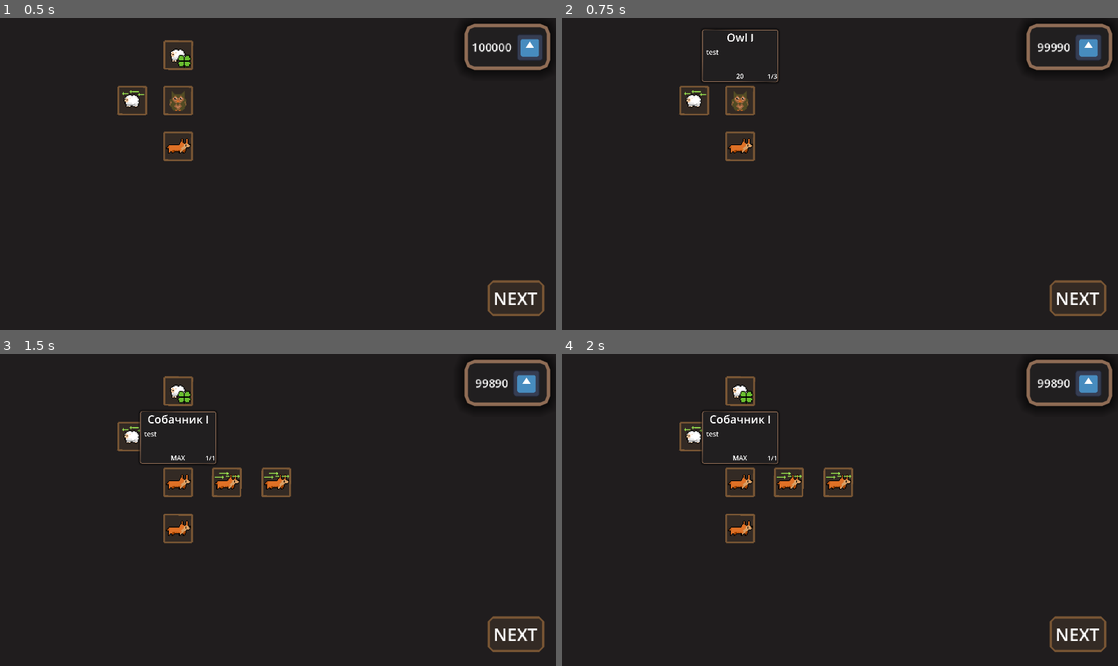
Above: before the commit, frames 1-4 (two rows, left to right).
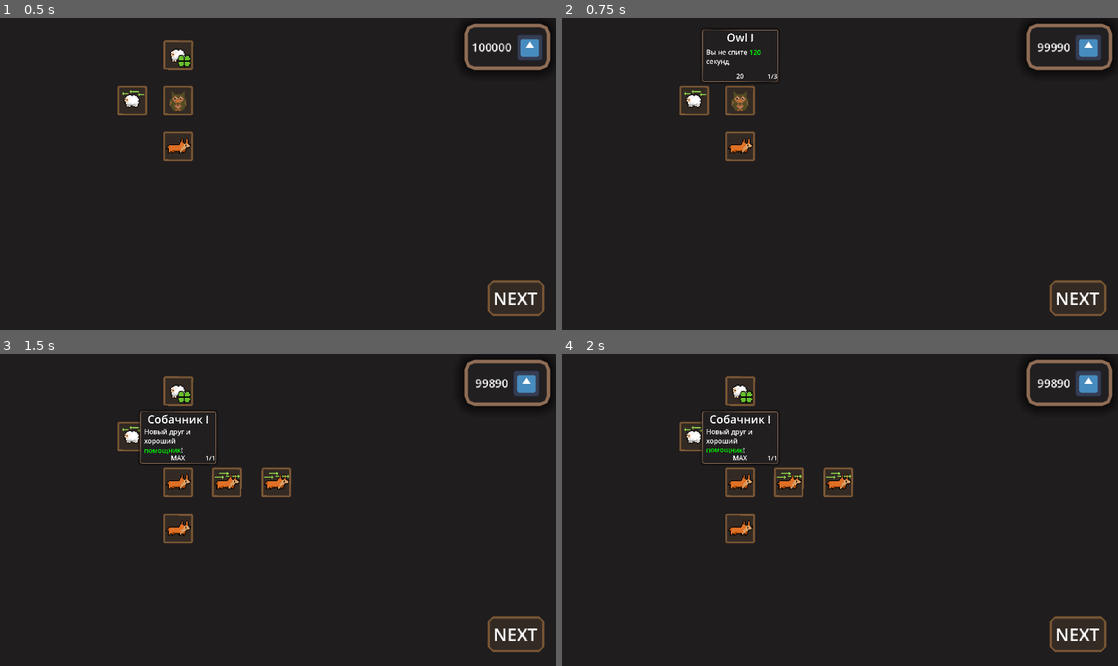
Above: after the commit, the same moments.

Repository: kandlash/Count-The-Sheep
Game: Godot game, scene res://scenes/upgrade_shop.tscn
Two runs of this game, one before a commit and one after it. Both use one fixed random seed, a clock stepped at 60 frames per second and the inputs below. This scene is started directly instead of the project's main scene. The engine's default icon, where the game draws it, is replaced by a stand-in: a white triangle on a blue panel in a dark square. Sound files missing from this copy of the repository are replaced by a short silence.
Inputs:
- Up to frame 1 (0.5 s): no input
- Up to frame 2 (0.75 s): click "test" at 0.5 s
- Up to frame 3 (1.5 s): click "test" at 1.25 s
- Up to frame 4 (2 s): no input

Frame 1 is identical in both runs. In frame 2, 0.1% of the frame differs, in the area x 25-36%, y 10-16%; in frame 3, 0.2%; in frame 4, 0.2%, in the area x 25-35%, y 24-33%.

Commit message:
new upgrades

Diff:
--- a/scenes/upgrade_node.tscn
+++ b/scenes/upgrade_node.tscn
@@ -88,7 +88,7 @@
 grow_vertical = 2
 theme = SubResource("Theme_o6dpi")
 bbcode_enabled = true
-text = "test"
+text = "[color=green]test[/color]"
 fit_content = true
 
 [node name="upgrade_level" type="Label" parent="upgrade_info" unique_id=1225709991]
--- a/scenes/upgrade_shop.tscn
+++ b/scenes/upgrade_shop.tscn
@@ -301,3 +301,5 @@
 offset_right = -10.0
 offset_bottom = -12.0
 disabled = false
+
+[connection signal="pressed" from="CanvasLayer/next_button" to="." method="_on_next_button_pressed"]
--- a/scripts/G.gd
+++ b/scripts/G.gd
@@ -54,12 +54,12 @@
 func apply_lucky(power: float):
 	sheep_chances = sheep_base_chances.duplicate()
 
-	sheep_chances[Rarity.COMMON] *= (1.0 - power)
+	sheep_chances[Rarity.COMMON] *= (1.0 - power/100)
 
-	sheep_chances[Rarity.UNCOMMON] *= (1.0 + power * 0.5)
-	sheep_chances[Rarity.RARE] *= (1.0 + power)
-	sheep_chances[Rarity.EPIC] *= (1.0 + power * 1.5)
-	sheep_chances[Rarity.LEGENDARY] *= (1.0 + power * 2.0)
+	sheep_chances[Rarity.UNCOMMON] *= (1.0 + (power/100) * 0.5)
+	sheep_chances[Rarity.RARE] *= (1.0 + (power/100))
+	sheep_chances[Rarity.EPIC] *= (1.0 + (power/100) * 1.5)
+	sheep_chances[Rarity.LEGENDARY] *= (1.0 + (power/100) * 2.0)
 
 	_normalize_sheep_chances()
 
--- a/scripts/upgrades/upgrade_data.gd
+++ b/scripts/upgrades/upgrade_data.gd
@@ -8,6 +8,7 @@
 			"cost": [10, 20, 40],
 			"parents": [],
 			"next": ["owl_2"],
+			"description": "Вы не спите [color=green]-value[/color] секунд",
 
 			"effects": [
 				[{ "type": "max_tired", "value": 100 }],
@@ -22,6 +23,7 @@
 			"cost": [60, 80, 120],
 			"parents": ["owl_1"],
 			"next": ["owl_3"],
+			"description": "Вы не спите [color=green]-value[/color] секунд",
 
 			"effects": [
 				[{ "type": "max_tired", "value": 200 }],
@@ -36,7 +38,7 @@
 			"cost": [200],
 			"parents": ["owl_2"],
 			"next": [],
-
+			"description": "Вы не спите [color=green]-value[/color] секунд",
 			"effects": [
 				[{ "type": "max_tired", "value": 300 }]
 			]
@@ -47,9 +49,9 @@
 		"cost": [200],
 		"parents": [],
 		"next": ["lucky_2", "feed_1"],
-
-		"effects": [
-			[{ "type": "lucky", "value": 0.10 }]
+		"description": "[color=green]+-value%[/color] к удаче встретить странных овец",
+		"effects": [
+			[{ "type": "lucky", "value": 10.0 }]
 		]
 	},
 
@@ -59,9 +61,9 @@
 		"cost": [500],
 		"parents": ["lucky_1"],
 		"next": ["lucky_3"],
-
-		"effects": [
-			[{ "type": "lucky", "value": 0.20 }]
+		"description": "[color=green]+-value%[/color] к удаче встретить странных овец",
+		"effects": [
+			[{ "type": "lucky", "value": 20.0 }]
 		]
 	},
 
@@ -71,9 +73,9 @@
 		"cost": [1200],
 		"parents": ["lucky_2"],
 		"next": [],
-
-		"effects": [
-			[{ "type": "lucky", "value": 0.35 }]
+		"description": "[color=green]+-value%[/color] к удаче встретить странных овец",
+		"effects": [
+			[{ "type": "lucky", "value": 35.0 }]
 		]
 	},
 
@@ -83,7 +85,7 @@
 		"cost": [50, 100, 150],
 		"parents": [],
 		"next": ["speedy_sheep_2", "big_brain_1"],
-
+		"description": "[color=green]+-value%[/color] к скорости овец",
 		"effects": [
 			[{ "type": "sheep_speed_percent", "value": 5.0 }],
 			[{ "type": "sheep_speed_percent", "value": 5.0 }],
@@ -96,7 +98,7 @@
 		"cost": [300, 400, 500],
 		"parents": ["speedy_sheep_1"],
 		"next": ["speedy_sheep_2"],
-
+		"description": "[color=green]+-value%[/color] к скорости овец",
 		"effects": [
 			[{ "type": "sheep_speed_percent", "value": 5.0 }],
 			[{ "type": "sheep_speed_percent", "value": 5.0 }],
@@ -109,7 +111,7 @@
 		"cost": [800, 1200, 1500],
 		"parents": ["speedy_sheep_2"],
 		"next": [],
-
+		"description": "[color=green]+-value%[/color] к скорости овец",
 		"effects": [
 			[{ "type": "sheep_speed_percent", "value": 5.0 }],
 			[{ "type": "sheep_speed_percent", "value": 10.0 }],
@@ -122,7 +124,7 @@
 		"cost": [100],
 		"parents": [],
 		"next": ["dog_2"],
-
+		"description": "Новый друг и хороший [color=green][wave]помощник[/wave][/color]!",
 		"effects": [
 			[{ "type": "spawn_dog", "value": 1 }]
 		]
@@ -134,7 +136,7 @@
 		"cost": [500],
 		"parents": ["dog_1"],
 		"next": ["dog_3"],
-
+		"description": "Еще один [color=green][wave]друг[/wave][/color]!",
 		"effects": [
 			[{ "type": "spawn_dog", "value": 1 }]
 		]
@@ -146,7 +148,7 @@
 		"cost": [500],
 		"parents": ["dog_2"],
 		"next": [],
-
+		"description": "Больше друзей - будет [color=green][wave]веселей![/wave][/color]",
 		"effects": [
 			[{ "type": "spawn_dog", "value": 1 }]
 		]
@@ -157,7 +159,7 @@
 		"cost": [100, 200, 300],
 		"parents": ["lucky_1"],
 		"next": ["feed_2"],
-
+		"description": "Спавн овечек увеличен на [color=green]-value%[/color]",
 		"effects": [
 			[{ "type": "sheep_max_time", "value": 10 }],
 			[{ "type": "sheep_max_time", "value": 10 }],
@@ -170,7 +172,7 @@
 		"cost": [400, 500, 600],
 		"parents": ["feed_1"],
 		"next": ["feed_3"],
-
+		"description": "Спавн овечек увеличен на [color=green]-value%[/color]",
 		"effects": [
 			[{ "type": "sheep_max_time", "value": 10 }],
 			[{ "type": "sheep_max_time", "value": 10 }],
@@ -183,7 +185,7 @@
 		"cost": [700, 800, 900],
 		"parents": ["feed_2"],
 		"next": [],
-
+		"description": "Спавн овечек увеличен на [color=green]-value%[/color]",
 		"effects": [
 			[{ "type": "sheep_max_time", "value": 20 }],
 			[{ "type": "sheep_max_time", "value": 30 }],
@@ -197,7 +199,7 @@
 		"cost": [100, 200, 300],
 		"parents": ["speedy_sheep_1"],
 		"next": ["big_brain_2"],
-
+		"description": "Овечка думает дольше на [color=green]-value%[/color], прежде чем убежит",
 		"effects": [
 			[{ "type": "sheep_confusion_time", "value": 5 }],
 			[{ "type": "sheep_confusion_time", "value": 5 }],
@@ -211,7 +213,7 @@
 		"cost": [400, 500, 600],
 		"parents": ["big_brain_1"],
 		"next": ["big_brain_3"],
-
+		"description": "Овечка думает дольше на [color=green]-value%[/color], прежде чем убежит",
 		"effects": [
 			[{ "type": "sheep_confusion_time", "value": 5 }],
 			[{ "type": "sheep_confusion_time", "value": 5 }],
@@ -225,7 +227,7 @@
 		"cost": [700, 800, 900],
 		"parents": ["big_brain_2"],
 		"next": [],
-
+		"description": "Овечка думает дольше на [color=green]-value%[/color], прежде чем убежит",
 		"effects": [
 			[{ "type": "sheep_confusion_time", "value": 5 }],
 			[{ "type": "sheep_confusion_time", "value": 5 }],
@@ -239,7 +241,7 @@
 		"cost": [100, 200, 300],
 		"parents": ["lucky_2"],
 		"next": ["raririty_bonuses_2"],
-
+		"description": "Бонус за необычных овечек увеличен на [color=green]-value%[/color]",
 		"effects": [
 			[{ "type": "uncomon_bonuses", "value": 10 }],
 			[{ "type": "uncomon_bonuses", "value": 10 }],
@@ -253,7 +255,7 @@
 		"cost": [400, 500, 600],
 		"parents": ["raririty_bonuses_1"],
 		"next": ["raririty_bonuses_3"],
-
+		"description": "Бонус за редких овечек увеличен на [color=green]-value%[/color]",
 		"effects": [
 			[{ "type": "rare_bonuses", "value": 10 }],
 			[{ "type": "rare_bonuses", "value": 10 }],
@@ -267,7 +269,7 @@
 		"cost": [400, 500, 600],
 		"parents": ["raririty_bonuses_2"],
 		"next": ["raririty_bonuses_4"],
-
+		"description": "Бонус за эпических овечек увеличен на [color=green]-value%[/color]",
 		"effects": [
 			[{ "type": "epic_bonuses", "value": 10 }],
 			[{ "type": "epic_bonuses", "value": 10 }],
@@ -281,7 +283,7 @@
 		"cost": [400, 500, 600],
 		"parents": ["raririty_bonuses_3"],
 		"next": [],
-
+		"description": "Бонус за легенд. овечек увеличен на [color=green]-value%[/color]",
 		"effects": [
 			[{ "type": "legend_bonuses", "value": 10 }],
 			[{ "type": "legend_bonuses", "value": 10 }],
@@ -295,7 +297,7 @@
 		"cost": [100, 200, 300],
 		"parents": ["dog_1"],
 		"next": ["speedy_dogs_2"],
-
+		"description": "Собаки бегают быстрее на [color=green]-value%[/color]",
 		"effects": [
 			[{ "type": "dogs_speed_percent", "value": 5 }],
 			[{ "type": "dogs_speed_percent", "value": 5 }],
@@ -309,7 +311,7 @@
 		"cost": [100, 200, 300],
 		"parents": ["dog_1"],
 		"next": ["speedy_dogs_3"],
-
+		"description": "Собаки бегают быстрее на [color=green]-value%[/color]",
 		"effects": [
 			[{ "type": "dogs_speed_percent", "value": 5 }],
 			[{ "type": "dogs_speed_percent", "value": 5 }],
@@ -323,7 +325,7 @@
 		"cost": [100, 200, 300],
 		"parents": ["dog_2"],
 		"next": [],
-
+		"description": "Собаки бегают быстрее на [color=green]-value%[/color]",
 		"effects": [
 			[{ "type": "dogs_speed_percent", "value": 5 }],
 			[{ "type": "dogs_speed_percent", "value": 5 }],
--- a/scripts/upgrades/upgrade_node.gd
+++ b/scripts/upgrades/upgrade_node.gd
@@ -104,12 +104,15 @@
 
 	upgrade_name.text = data["name"]
 	upgrade_level.text = "%d/%d" % [lvl, data["max_level"]]
+	upgrade_discription.clear()
 
 	if lvl - 1 < data["cost"].size():
 		if lvl == data["max_level"]:
 			cost_label.text = str(data["cost"][lvl - 1])
+			upgrade_discription.append_text(data["description"].replace("-value", str(data["effects"][lvl-1][0]["value"])))
 		else:
 			cost_label.text = str(data["cost"][lvl])
+			upgrade_discription.append_text(data["description"].replace("-value", str(data["effects"][lvl][0]["value"])))
 	else:
 		cost_label.text = "MAX"
 
